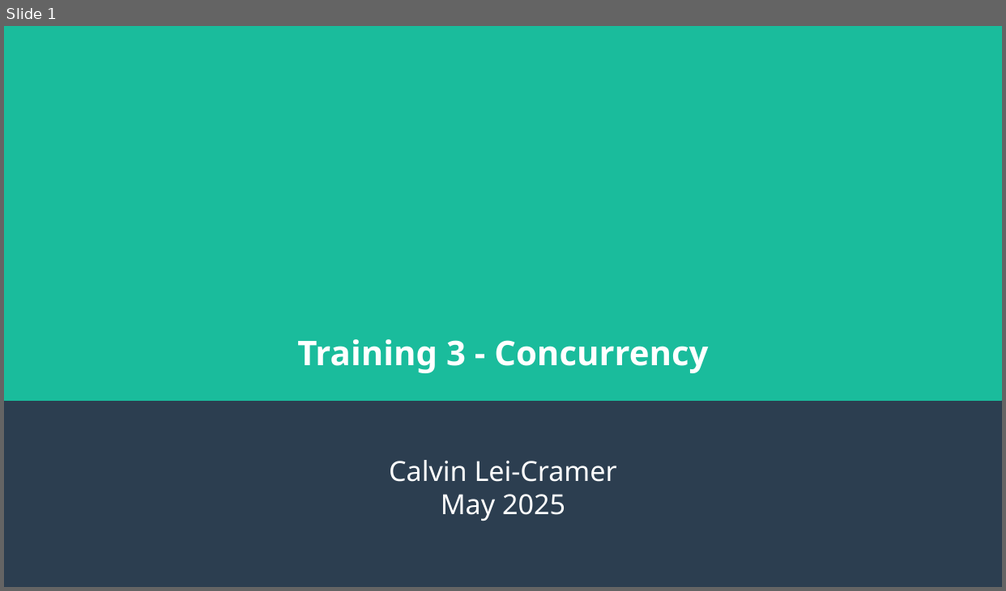
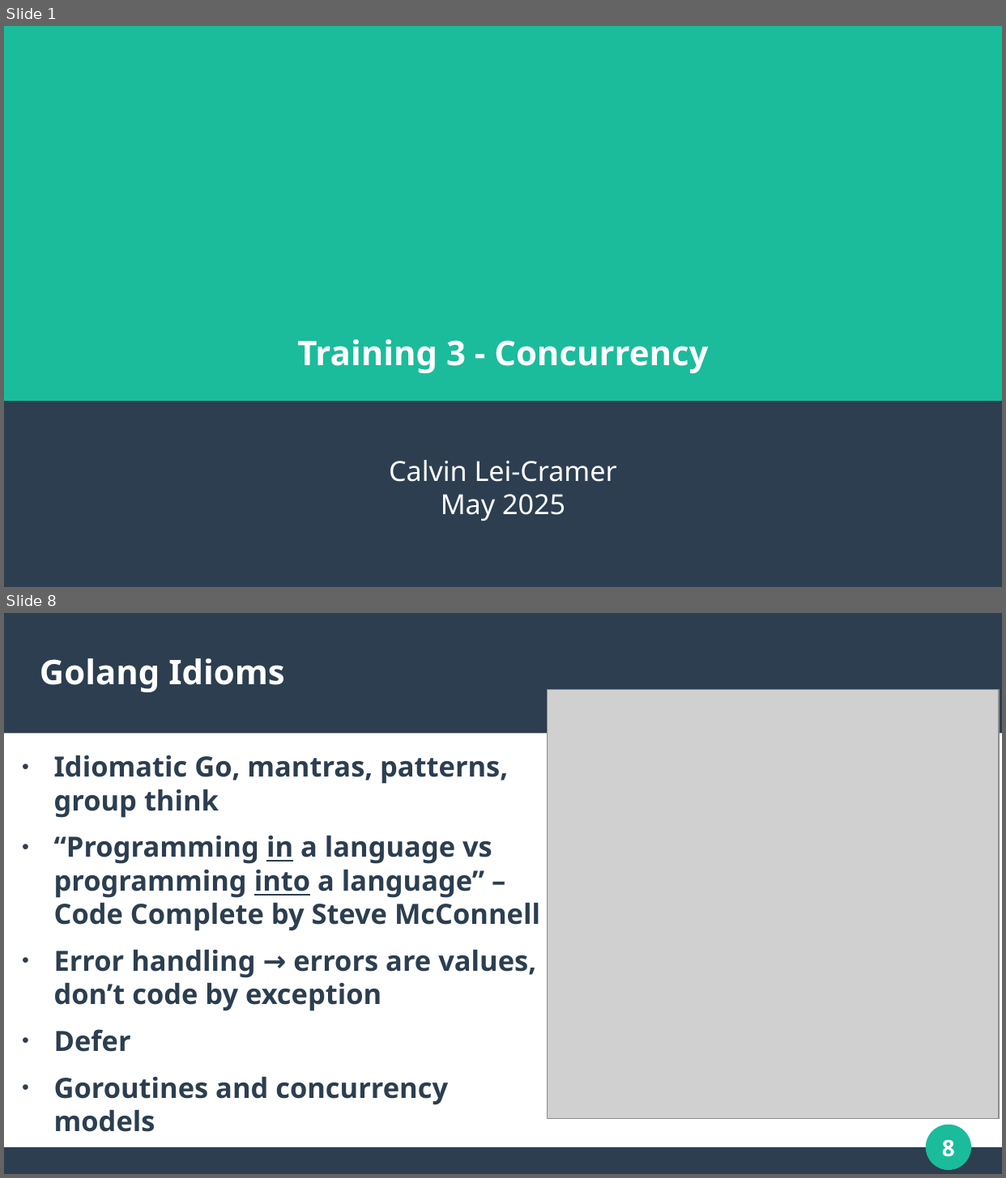
Before and after one commit to calvincramer/golang-training-3-completed, a slide deck: presentation-3.odp. Shown one above the other, each under a label of ours: slide 1 before the commit, slides 1 and 8 after it; the slides between them are not shown. The pictures are 1006x591 and 1006x1178 pixels, drawn with LibreOffice and Linux fonts; fonts in the diff are those of the drawing; grey boxes stand for pictures. Boxes give left, top, right and bottom in pixels: in the first picture for what was removed or moved away, otherwise in the second. Text is boxed around its words. In the diff, an @@ line names an element or a change of style, - is before the commit and + after.

```diff
--- a/presentation-3.odp
+++ b/presentation-3.odp
@@ slide 8 added at [4, 613, 1002, 1174], background #FFFFFF @@
@@ rectangle added at [4, 613, 1002, 734], fill #2C3E50 @@
@@ title added at [40, 658, 285, 692], 27 pt, text #FFFFFF, bold @@
+Golang Idioms
@@ picture added at [548, 689, 999, 1119] @@
@@ text added at [54, 756, 540, 1132], 22.2 pt, text #2C3E50, bold @@
+● Idiomatic Go, mantras, patterns, group think
+● “Programming in a language vs programming into a language” – Code Complete by Steve McConnell
+● Error handling → errors are values, don’t code by exception
+● Defer
+● Goroutines and concurrency models
@@ ellipse added at [927, 1126, 971, 1170], fill #1ABC9C, outline #1ABC9C 0.85 pt @@
@@ page number added at [942, 1140, 955, 1157], 18 pt, text #FFFFFF, bold @@
+8
@@ rectangle added at [4, 1148, 1002, 1174], fill #2C3E50 @@
```
Also in this commit, not shown: 4 slides changed, 23 other slides added, 3 slides removed, 1 other file.
